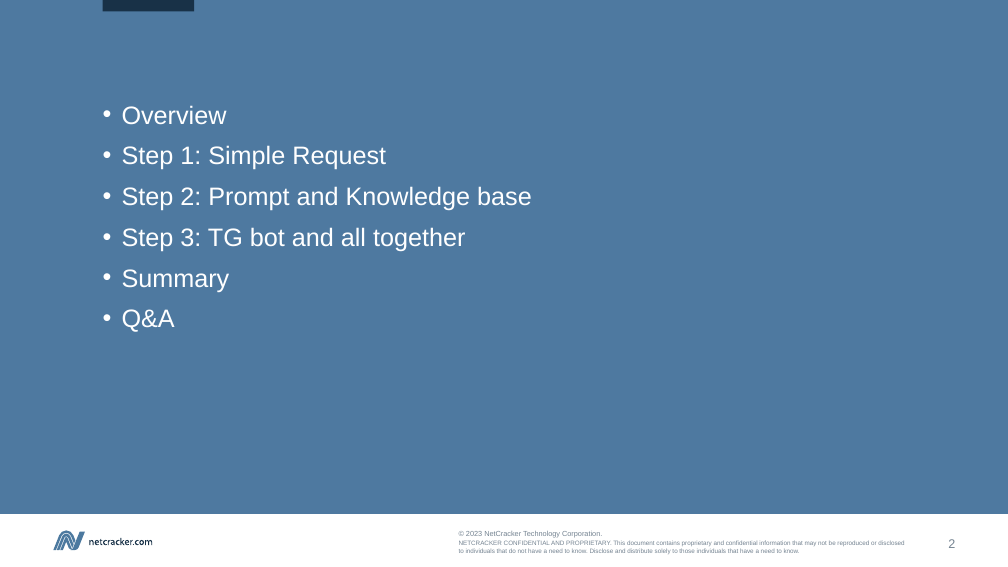
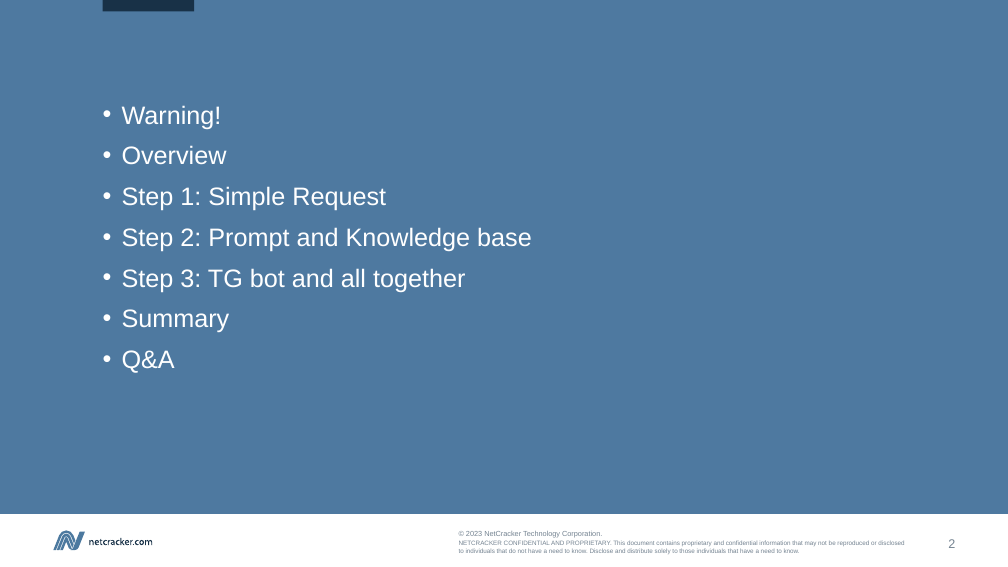
Before and after one commit to kvoloshenko/LLMT_01, a slide deck: slide 2 of TGNotebook/Docs/TGbotChatGPT_01_en.pptx. Drawn at 1008x567 pixels with LibreOffice and Linux fonts; fonts in the diff are those of the drawing. Boxes give left, top, right and bottom in pixels: in the first picture for what was removed or moved away, otherwise in the second. Text is boxed around its words. In the diff, an @@ line names an element or a change of style, - is before the commit and + after.

```diff
--- a/TGNotebook/Docs/TGbotChatGPT_01_en.pptx
+++ b/TGNotebook/Docs/TGbotChatGPT_01_en.pptx
@@ text at (122,105,222,129): paragraph added @@
+• Warning!
```
Also in this commit, not shown: 2 slides added, 1 other file.
